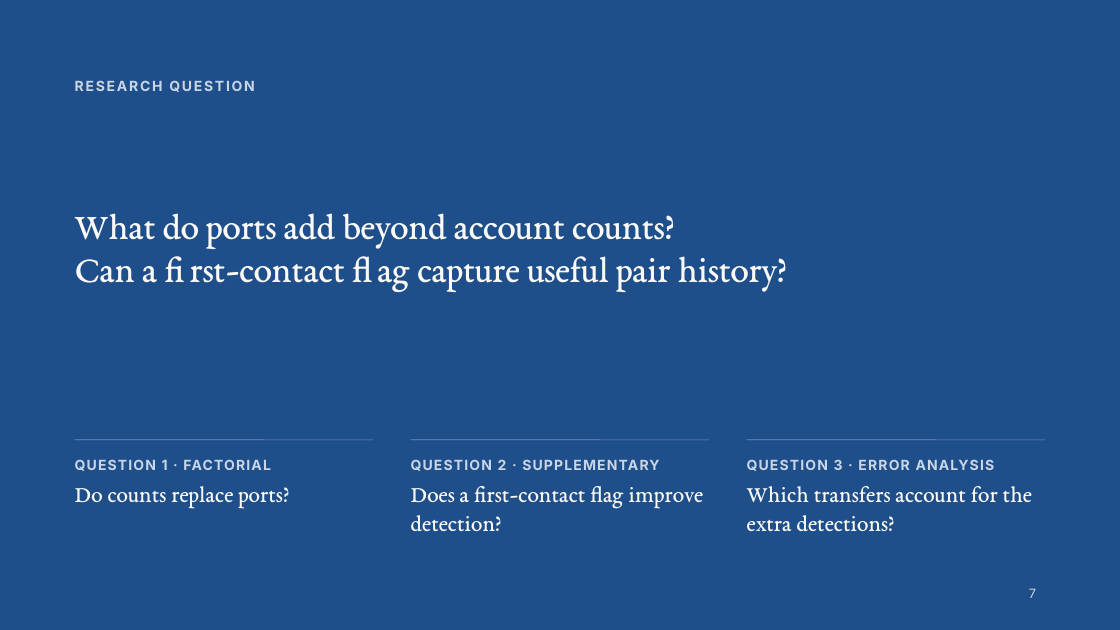
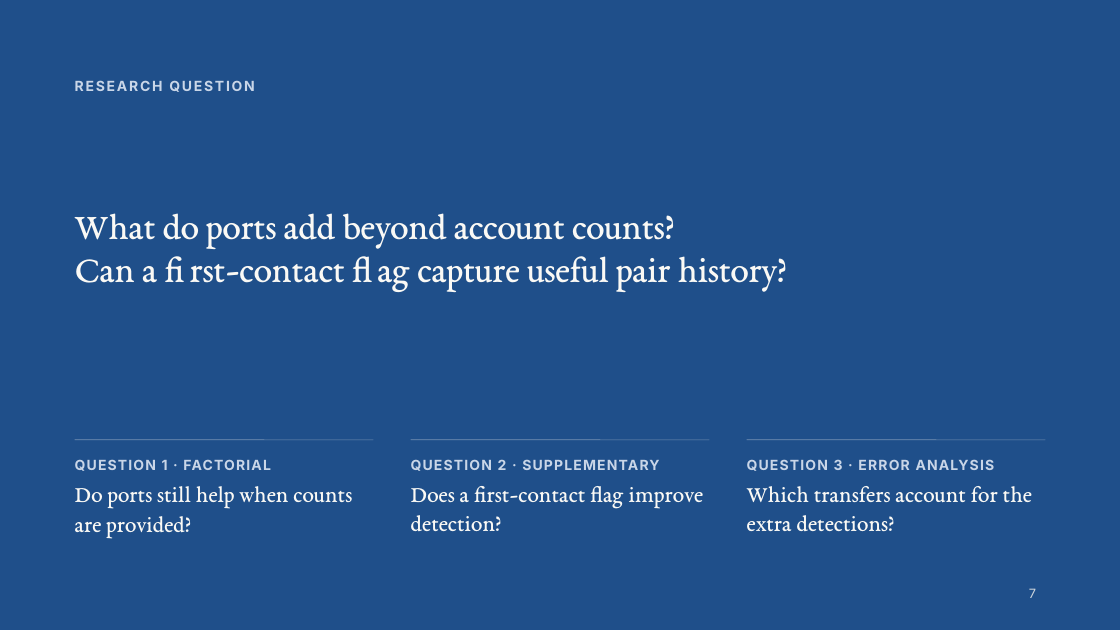
Before and after one commit to Yuchen-Fu/COMP9501, a slide deck: slide 7 of presentation/final-research/Beyond_Counterparty_Counts_FINAL.pptx. Drawn at 1120x630 pixels with LibreOffice and Linux fonts; fonts in the diff are those of the drawing. Boxes give left, top, right and bottom in pixels: in the first picture for what was removed or moved away, otherwise in the second. Text is boxed around its words. In the diff, an @@ line names an element or a change of style, - is before the commit and + after.

```diff
--- a/presentation/final-research/Beyond_Counterparty_Counts_FINAL.pptx
+++ b/presentation/final-research/Beyond_Counterparty_Counts_FINAL.pptx
@@ text at <box>75,486,352,538</box>: text changed @@
-Do counts replace ports?
+Do ports still help when counts are provided?
```
Also in this commit, not shown: 2 other slides changed, 23 other files.
